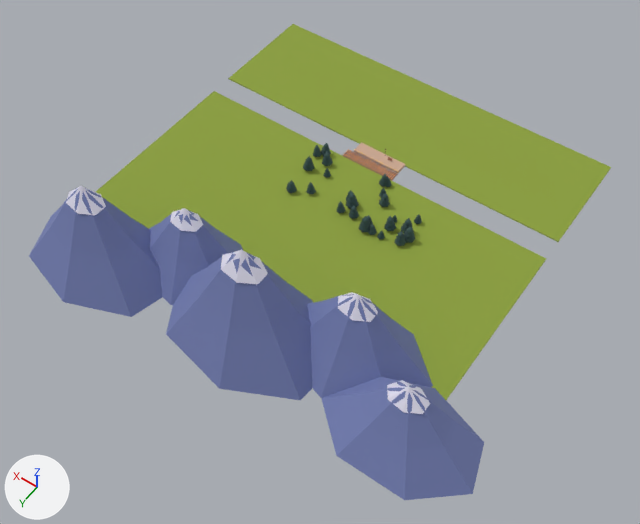
Before and after pictures for a commit that changed the glTF model ArtSource/Exports/ArtCheck_Environment.glb.
Camera for both pictures: a 50 mm lens placed at (-97.7, 164.3, 193.2), pointed at (-11.1, 43.1, 2.8). Arrows for +X, +Y and +Z are at lower left; the lights stay in place. The picture after the commit comes second. Where no turn or scale is listed for an object, it has been applied to the vertices. Vertices at exactly the same position are counted once.

In view in the first picture: 'Ground', 'Mountains', 'Pines', 'Platform', 'Track'.
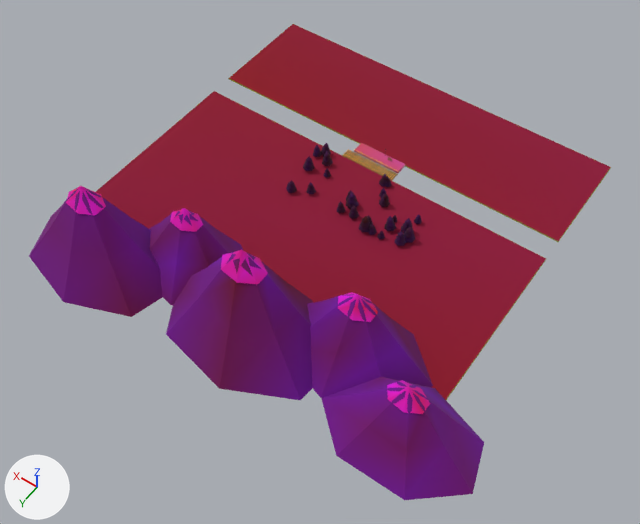
Location of each change, (x1, y1, x2, y2) in pixels of the pictures (640 x 524 px):
'Ground', recoloured (darker): (96, 24, 611, 400) in both
'Mountains', recoloured (darker): (29, 186, 484, 500) in both
'Pines', recoloured: (286, 143, 422, 246) in both
'Platform', recoloured (darker): (354, 143, 405, 173) in both
'Track', recoloured: (342, 149, 398, 181) in both

Diff of the bpy script that builds the scene:
```diff
--- a/ArtSource/Exports/ArtCheck_Environment.glb.py
+++ b/ArtSource/Exports/ArtCheck_Environment.glb.py
@@ mat_m_env_platform @@
 n0 = _N.new('ShaderNodeBsdfPrincipled'); n0.name = 'Principled BSDF'
-n0.inputs[0].default_value = (0.591, 0.386, 0.283, 1.0)  # 'Base Color', beige #caa791
 n0.inputs[2].default_value = 0.9  # 'Roughness'
 n1 = _N.new('ShaderNodeOutputMaterial'); n1.name = 'Material Output'
+n2 = _N.new('ShaderNodeMix'); n2.name = 'Mix'
+n2.data_type = 'RGBA'
+n2.blend_type = 'MULTIPLY'
+n2.inputs[0].default_value = 1.0  # 'Factor'
+n2.inputs[7].default_value = (0.591, 0.386, 0.283, 1.0)  # 'B', beige #caa791
+n3 = _N.new('ShaderNodeVertexColor'); n3.name = 'Color Attribute'
 _L.new(n0.outputs[0], n1.inputs[0])  # 'BSDF' to 'Surface'
+_L.new(n2.outputs[2], n0.inputs[0])  # 'Result' to 'Base Color'
+_L.new(n3.outputs[0], n2.inputs[6])  # 'Color' to 'A'
@@ mat_m_env_ballast @@
 n0 = _N.new('ShaderNodeBsdfPrincipled'); n0.name = 'Principled BSDF'
-n0.inputs[0].default_value = (0.279, 0.141, 0.0999, 1.0)  # 'Base Color', brown #906959
 n0.inputs[2].default_value = 0.9  # 'Roughness'
 n1 = _N.new('ShaderNodeOutputMaterial'); n1.name = 'Material Output'
+n2 = _N.new('ShaderNodeMix'); n2.name = 'Mix'
+n2.data_type = 'RGBA'
+n2.blend_type = 'MULTIPLY'
+n2.inputs[0].default_value = 1.0  # 'Factor'
+n2.inputs[7].default_value = (0.279, 0.141, 0.0999, 1.0)  # 'B', brown #906959
+n3 = _N.new('ShaderNodeVertexColor'); n3.name = 'Color Attribute'
 _L.new(n0.outputs[0], n1.inputs[0])  # 'BSDF' to 'Surface'
+_L.new(n2.outputs[2], n0.inputs[0])  # 'Result' to 'Base Color'
+_L.new(n3.outputs[0], n2.inputs[6])  # 'Color' to 'A'
@@ mat_m_env_sleeper @@
 n0 = _N.new('ShaderNodeBsdfPrincipled'); n0.name = 'Principled BSDF'
-n0.inputs[0].default_value = (0.708, 0.296, 0.107, 1.0)  # 'Base Color', orange #db945c
 n0.inputs[2].default_value = 0.9  # 'Roughness'
 n1 = _N.new('ShaderNodeOutputMaterial'); n1.name = 'Material Output'
+n2 = _N.new('ShaderNodeMix'); n2.name = 'Mix'
+n2.data_type = 'RGBA'
+n2.blend_type = 'MULTIPLY'
+n2.inputs[0].default_value = 1.0  # 'Factor'
+n2.inputs[7].default_value = (0.708, 0.296, 0.107, 1.0)  # 'B', orange #db945c
+n3 = _N.new('ShaderNodeVertexColor'); n3.name = 'Color Attribute'
 _L.new(n0.outputs[0], n1.inputs[0])  # 'BSDF' to 'Surface'
+_L.new(n2.outputs[2], n0.inputs[0])  # 'Result' to 'Base Color'
+_L.new(n3.outputs[0], n2.inputs[6])  # 'Color' to 'A'
@@ mat_m_env_grass @@
 n0 = _N.new('ShaderNodeBsdfPrincipled'); n0.name = 'Principled BSDF'
-n0.inputs[0].default_value = (0.258, 0.347, 0.0437, 1.0)  # 'Base Color', green #8b9f3b
 n0.inputs[2].default_value = 0.95  # 'Roughness'
 n1 = _N.new('ShaderNodeOutputMaterial'); n1.name = 'Material Output'
+n2 = _N.new('ShaderNodeMix'); n2.name = 'Mix'
+n2.data_type = 'RGBA'
+n2.blend_type = 'MULTIPLY'
+n2.inputs[0].default_value = 1.0  # 'Factor'
+n2.inputs[7].default_value = (0.258, 0.347, 0.0437, 1.0)  # 'B', green #8b9f3b
+n3 = _N.new('ShaderNodeVertexColor'); n3.name = 'Color Attribute'
 _L.new(n0.outputs[0], n1.inputs[0])  # 'BSDF' to 'Surface'
+_L.new(n2.outputs[2], n0.inputs[0])  # 'Result' to 'Base Color'
+_L.new(n3.outputs[0], n2.inputs[6])  # 'Color' to 'A'
@@ mat_m_env_pine @@
 n0 = _N.new('ShaderNodeBsdfPrincipled'); n0.name = 'Principled BSDF'
-n0.inputs[0].default_value = (0.0467, 0.0931, 0.0908, 1.0)  # 'Base Color', dark cyan #3d5655
 n0.inputs[2].default_value = 0.95  # 'Roughness'
 n1 = _N.new('ShaderNodeOutputMaterial'); n1.name = 'Material Output'
+n2 = _N.new('ShaderNodeMix'); n2.name = 'Mix'
+n2.data_type = 'RGBA'
+n2.blend_type = 'MULTIPLY'
+n2.inputs[0].default_value = 1.0  # 'Factor'
+n2.inputs[7].default_value = (0.0467, 0.0931, 0.0908, 1.0)  # 'B', dark cyan #3d5655
+n3 = _N.new('ShaderNodeVertexColor'); n3.name = 'Color Attribute'
 _L.new(n0.outputs[0], n1.inputs[0])  # 'BSDF' to 'Surface'
+_L.new(n2.outputs[2], n0.inputs[0])  # 'Result' to 'Base Color'
+_L.new(n3.outputs[0], n2.inputs[6])  # 'Color' to 'A'
@@ mat_m_env_rock @@
 n0 = _N.new('ShaderNodeBsdfPrincipled'); n0.name = 'Principled BSDF'
-n0.inputs[0].default_value = (0.175, 0.212, 0.451, 1.0)  # 'Base Color', blue #747fb3
 n0.inputs[2].default_value = 0.95  # 'Roughness'
 n1 = _N.new('ShaderNodeOutputMaterial'); n1.name = 'Material Output'
+n2 = _N.new('ShaderNodeMix'); n2.name = 'Mix'
+n2.data_type = 'RGBA'
+n2.blend_type = 'MULTIPLY'
+n2.inputs[0].default_value = 1.0  # 'Factor'
+n2.inputs[7].default_value = (0.175, 0.212, 0.451, 1.0)  # 'B', blue #747fb3
+n3 = _N.new('ShaderNodeVertexColor'); n3.name = 'Color Attribute'
 _L.new(n0.outputs[0], n1.inputs[0])  # 'BSDF' to 'Surface'
+_L.new(n2.outputs[2], n0.inputs[0])  # 'Result' to 'Base Color'
+_L.new(n3.outputs[0], n2.inputs[6])  # 'Color' to 'A'
@@ mat_m_env_snow @@
 n0 = _N.new('ShaderNodeBsdfPrincipled'); n0.name = 'Principled BSDF'
-n0.inputs[0].default_value = (0.738, 0.723, 0.855, 1.0)  # 'Base Color', white #dfddee
 n0.inputs[2].default_value = 0.95  # 'Roughness'
 n1 = _N.new('ShaderNodeOutputMaterial'); n1.name = 'Material Output'
+n2 = _N.new('ShaderNodeMix'); n2.name = 'Mix'
+n2.data_type = 'RGBA'
+n2.blend_type = 'MULTIPLY'
+n2.inputs[0].default_value = 1.0  # 'Factor'
+n2.inputs[7].default_value = (0.738, 0.723, 0.855, 1.0)  # 'B', white #dfddee
+n3 = _N.new('ShaderNodeVertexColor'); n3.name = 'Color Attribute'
 _L.new(n0.outputs[0], n1.inputs[0])  # 'BSDF' to 'Surface'
+_L.new(n2.outputs[2], n0.inputs[0])  # 'Result' to 'Base Color'
+_L.new(n3.outputs[0], n2.inputs[6])  # 'Color' to 'A'
@@ me_bench @@
 me_bench.from_pydata(...)  # 588 vertices, 1160 faces; spans x -0.7..0.7, y -0.26..0.25, z 0.0..0.86
+# me_bench part 1: vertex colours changed
 me_bench.materials.append(mat_m_env_bench)
@@ me_lantern @@
 me_lantern.from_pydata(...)  # 198 vertices, 384 faces; spans x -0.24..0.24, y -0.24..0.24, z -0.05..2.92
+# me_lantern part 2: vertex colours changed
 me_lantern.materials.append(mat_m_env_post)
@@ me_ground @@
 me_ground.from_pydata(...)  # 304 vertices, 600 faces; spans x -60.0..60.0, y -40.0..60.0, z -1.3..-0.8
+# me_ground part 3: vertex colours changed
 me_ground.materials.append(mat_m_env_grass)
@@ me_pines @@
 me_pines.from_pydata(...)  # 1534 vertices, 2652 faces; spans x -27.0..16.6, y 4.3..25.9, z -1.8..5.5
+# me_pines part 4: vertex colours changed
 me_pines.materials.append(mat_m_env_trunk)
@@ me_mountains @@
 me_mountains.from_pydata(...)  # 190 vertices, 315 faces; spans x -77.4..63.7, y 46.0..91.8, z -1.0..33.2
+# me_mountains part 5: vertex colours changed
 me_mountains.materials.append(mat_m_env_rock)
```
